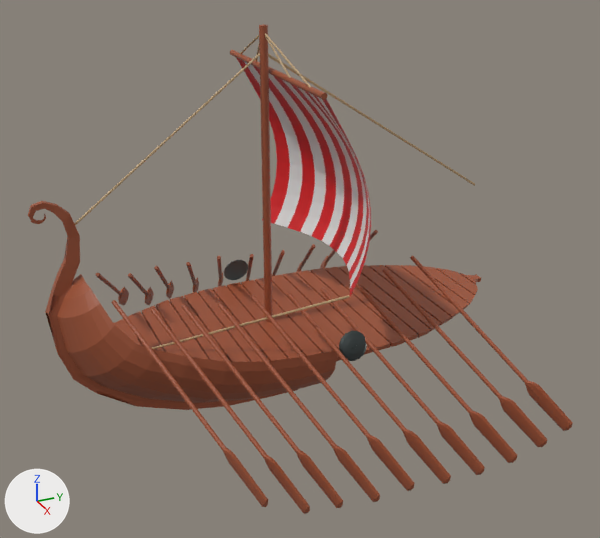
A saved change to the glTF model entities/ships/vinking_boat/viking.glb.
Rendered twice from a 50 mm lens placed at (15.57, -6.83, 10.81), pointed at (0.49, -0.05, 3.27). The axes (+X, +Y, +Z) are drawn at lower left. The lights are the same throughout. Where no turn or scale is listed for an object, it has been applied to the vertices. Vertices at the same position are counted once.

Before the edit, the objects in view are built like this:
```python
me_cylinder = bpy.data.meshes.new('Cylinder')
me_cylinder.from_pydata(...)  # 192 vertices, 380 faces; spans x 2.174..2.384, y 0.033..0.677, z -1.654..-1.031
me_cylinder.materials.append(mat_shield)  # dark grey #565d5d
me_cylinder_011 = bpy.data.meshes.new('Cylinder.011')
me_cylinder_011.from_pydata(...)  # 192 vertices, 380 faces; spans x -2.384..-2.174, y -0.677..-0.033, z -1.654..-1.031
me_cylinder_011.materials.append(mat_shield_001)  # dark grey #565d5d
me_cylinder_015 = bpy.data.meshes.new('Cylinder.015')
me_cylinder_015.from_pydata(...)  # 56 vertices, 108 faces; spans x -1.31..2.74, y -0.54..1.12, z -1.92..0.81
me_cylinder_015.materials.append(mat_wood)  # brown #9c5234
me_plane_001 = bpy.data.meshes.new('Plane.001')
me_plane_001.from_pydata(...)  # 217 vertices, 361 faces; spans x 0.0..2.27, y -5.47..0.0, z 0.14..5.58
me_plane_001.materials.append(mat_wood)  # brown #9c5234
ob_cylinder = bpy.data.objects.new('Cylinder', me_cylinder)
ob_cylinder.location = (0.0, 0.0, 3.52)
ob_paddle_004 = bpy.data.objects.new('Paddle.004', me_cylinder_015)
ob_paddle_004.location = (2.37, -0.08, 2.27)
ob_plane = bpy.data.objects.new('Plane', me_plane_001)
ob_plane.location = (0.0, 0.0, -0.14)
ob_shieldsleft = bpy.data.objects.new('ShieldsLeft', me_cylinder_011)
ob_shieldsleft.location = (0.0, -0.19, 3.52)
# also in view: 'Paddle.008' at (2.9, -2.66, 1.84); 'Paddle.005' at (3.08, -0.6, 1.81); 'Paddle.007' at (3.02, -2.05, 1.85); 'Paddle.002' at (3.06, 1.78, 1.69); 'Mast' at (0.0, -0.61, 4.55)
```
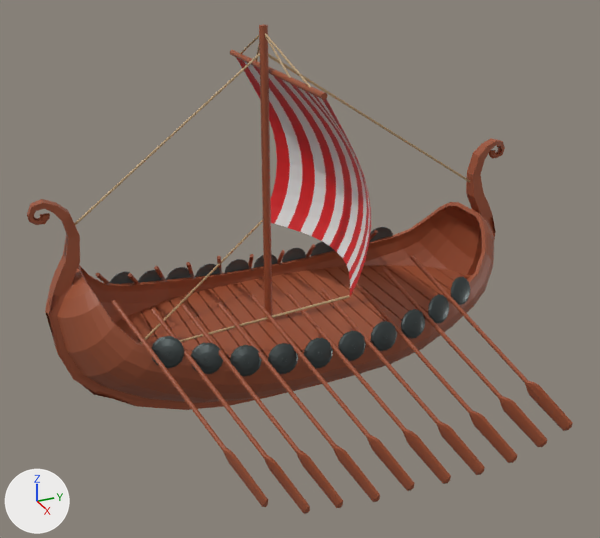
Changed parts and their boxes (x1, y1, x2, y2) in the pictures (600 x 538 px):
'Plane', reshaped (55% wider, 30% taller)
    before: (28, 201, 337, 410)
    after: (27, 138, 505, 410)
'Cylinder', reshaped (1003% wider, 226% taller)
    before: (339, 331, 367, 361)
    after: (151, 277, 470, 377)
'ShieldsLeft', reshaped
    before: (224, 260, 248, 280)
    after: (109, 227, 393, 284)
part 1 of me_plane_001, added (brown)
    after: (27, 138, 505, 398)

The change in detail:
me_plane_001 is used by ob_plane; location (0.0, 0.0, -0.14).
me_plane_001 had 217 vertices, 361 faces and spanned x 0.0..2.27, y -5.47..0.0, z 0.14..5.58.
me_plane_001 now has 1502 vertices, 3008 faces and spans x -2.27..2.27, y -5.49..5.49, z 0.14..5.58.
me_plane_001 part 1: 1285 vertices added at x -2.27..2.25, y -5.49..5.49, z 0.14..5.58.
me_cylinder is used by ob_cylinder; location (0.0, 0.0, 3.52).
me_cylinder had 192 vertices, 380 faces and spanned x 2.174..2.384, y 0.033..0.677, z -1.654..-1.031.
me_cylinder now has 1920 vertices, 3800 faces and spans x 1.6..2.37, y -3.735..3.636, z -1.653..-0.571.
me_cylinder part 2: 192 vertices removed from x 2.174..2.384, y 0.033..0.677, z -1.654..-1.031; 1920 vertices added at x 1.6..2.37, y -3.735..3.636, z -1.653..-0.571.
me_cylinder_011 is used by ob_shieldsleft; location (0.0, -0.19, 3.52).
me_cylinder_011 had 192 vertices, 380 faces and spanned x -2.384..-2.174, y -0.677..-0.033, z -1.654..-1.031.
me_cylinder_011 now has 1920 vertices, 3800 faces and spans x -2.37..-1.6, y -3.636..3.735, z -1.653..-0.571.
me_cylinder_011 part 3: 192 vertices removed from x -2.384..-2.174, y -0.677..-0.033, z -1.654..-1.031; 1920 vertices added at x -2.37..-1.6, y -3.636..3.735, z -1.653..-0.571.
